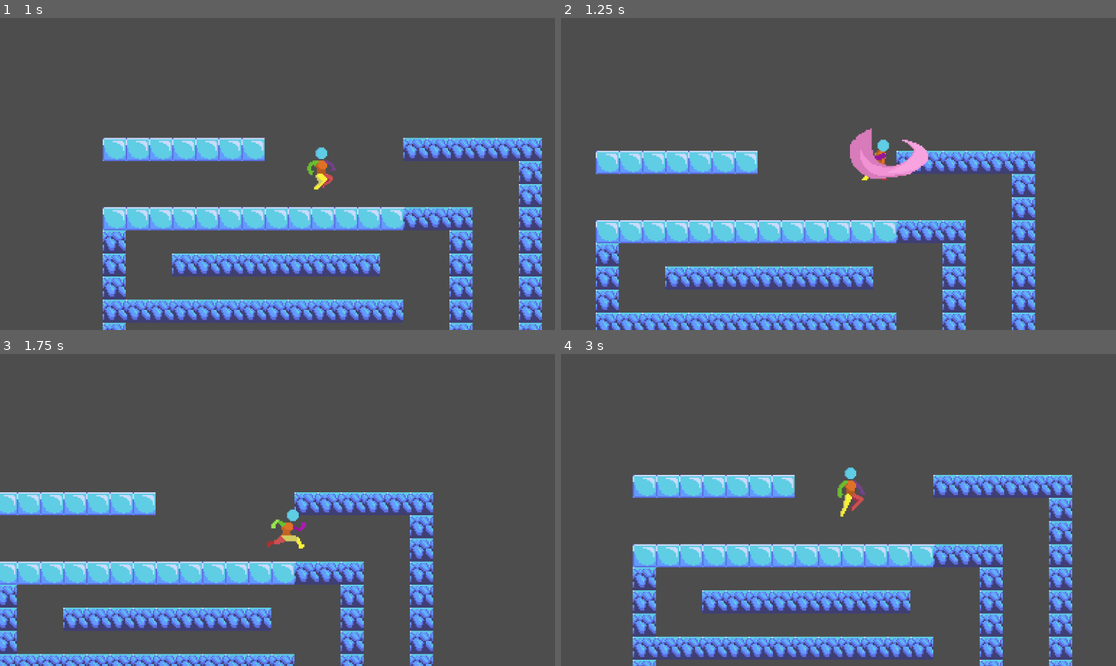
Above: before the commit, frames 1-4 (two rows, left to right).
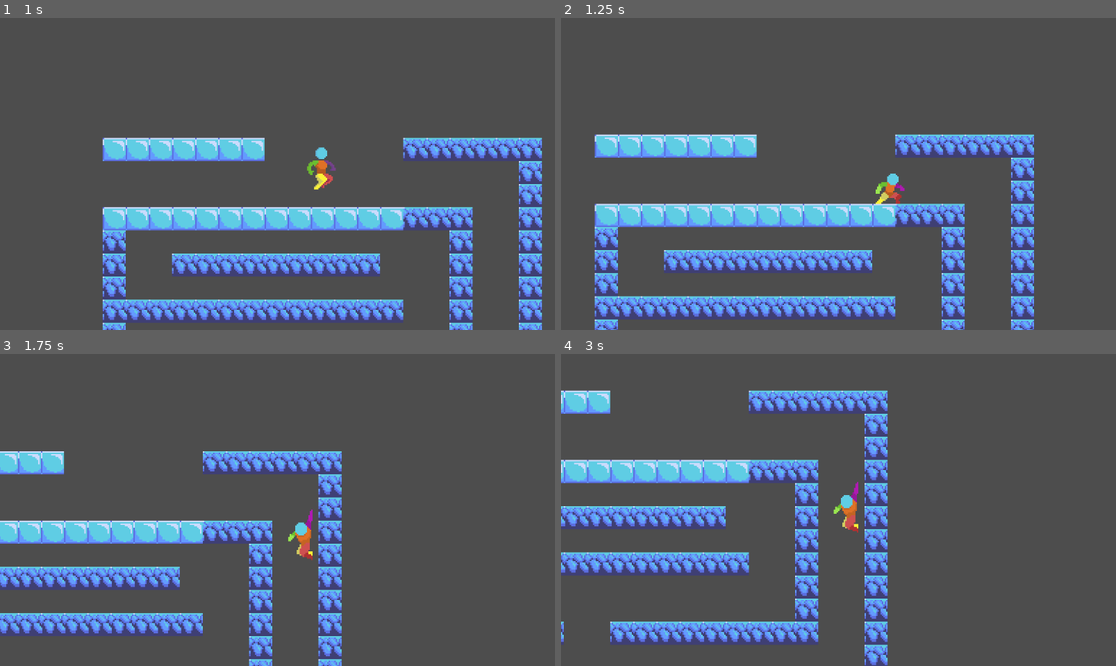
Above: after the commit, the same moments.

Repository: JakeCreatesStuff/Project-Fishtick
Game: Godot game, scene res://levels/test_level.tscn
The game is run twice, just before and just after one commit, with the same random seed, the same clock (stepped at 60 frames per second) and the same inputs.
Inputs:
- Up to frame 1 (1 s): hold D (right) from 0.53 s (still down); tap Space (jump) at 0.6, 0.77 s
- Up to frame 2 (1.25 s): keep holding D (right); tap Space (jump) at 1.07 s
- Up to frame 3 (1.75 s): keep holding D (right); tap Space (jump) at 1.35, 1.52 s
- Up to frame 4 (3 s): tap Space (jump) at 1.82, 2.1, 2.85 s; release D (right) at 2.03 s; hold A (left) 2.03-2.78 s; hold D (right) from 2.78 s (still down)

Frame 1 is identical in both runs. In frame 2, 30% of the frame differs, in the area x 6-86%, y 35-100%; in frame 3, 28%; in frame 4, 35%, in the area x 0-93%, y 11-100%.

Commit message:
Movement mechanics updated
Good stuff

Diff:
--- a/Test movement/characters/player.gd
+++ b/Test movement/characters/player.gd
@@ -7,6 +7,7 @@
 @export var JUMP_VELOCITY : float = -200.0
 @export var DOUBLE_JUMP_VELOCITY : float = -150.0
 @export var WALL_JUMP_PUSHBACK : float = 100
+@export var WALL_SLIDE_GRAVITY = 100
 
 @onready var animated_sprite : AnimatedSprite2D = $AnimatedSprite2D
 @onready var cshape = $CollisionShape2D
@@ -25,13 +26,14 @@
 var is_crouching = false
 var stuck_under_object = false
 var crouch_velocity = 0.5
+var is_wall_sliding
 
 var crouching_cshape = preload("res://cshapes/plater_crouch_cshape.tres")
 var standing_cshape = preload("res://cshapes/plater_stand_cshape.tres")
 
 func _physics_process(delta):
 	# Add the gravity.
-	print("test")
+	print(get_wall_normal())
 	if not is_on_floor():
 		velocity.y += gravity * delta
 		was_in_air = true
@@ -62,11 +64,13 @@
 		if is_on_floor():
 			#normal jump
 			jump()
-		elif not HAS_DOUBLE_JUMPED:
-			if is_on_wall():
-				wall_jump()
-			else:
-				double_jump()
+		elif wall_raycast_right.is_colliding() or wall_raycast_left.is_colliding():
+			wall_jump()
+		#elif not HAS_DOUBLE_JUMPED:
+			#if is_wall_sliding:
+				#wall_jump()
+			#else:
+				#double_jump()
 
 	# Get the input direction and handle the movement/deceleration.
 	# As good practice, you should replace UI actions with custom gameplay actions.
@@ -82,13 +86,9 @@
 			velocity.x = SPEED * -crouch_velocity
 		else:
 			velocity.x = move_toward(velocity.x, 0, SPEED)
-	else:
-		if wall_raycast_left.is_colliding():
-			velocity.x = 100
-		if wall_raycast_right.is_colliding():
-			velocity.x = -100
 
 	move_and_slide()
+	wall_slide(delta)
 	update_animation()
 	update_facing_direction()
 
@@ -125,16 +125,33 @@
 	HAS_WALL_JUMPED = false
 
 func wall_jump():
+	var wall_normal = get_wall_normal()
 	velocity.y = JUMP_VELOCITY
-	#if direction.x < 0:
-		#velocity.x = WALL_JUMP_PUSHBACK
-		#print("wall jump left")
-	#elif direction.x > 0:
-		#velocity.x = WALL_JUMP_PUSHBACK
-	print("wall jump")
+	if wall_normal == Vector2.RIGHT:
+		velocity.x = WALL_JUMP_PUSHBACK
+	elif wall_normal == Vector2.LEFT:
+		velocity.x = -WALL_JUMP_PUSHBACK
+	#print("wall jump")
 	animated_sprite.play("jump")
 	animation_locked = true
 	HAS_WALL_JUMPED = true
+
+func wall_slide(delta):
+	if wall_raycast_right.is_colliding() or wall_raycast_left.is_colliding():
+		print("wall slide")
+		animated_sprite.play("wall slide")
+		animation_locked = true
+		if direction.x > 0 or direction.x < 0:
+			is_wall_sliding = true
+		else:
+			is_wall_sliding = false
+	else:
+		is_wall_sliding = false
+
+	if is_wall_sliding:
+		velocity.y += (WALL_SLIDE_GRAVITY * delta)
+		velocity.y = min(velocity.y, WALL_SLIDE_GRAVITY)
+		#velocity.y = move_toward(velocity.y, WALL_SLIDE_GRAVITY, 18*delta)
 
 func land():
 	animated_sprite.play("jump end")
--- a/Test movement/characters/player.tscn
+++ b/Test movement/characters/player.tscn
@@ -423,11 +423,12 @@
 
 [node name="AnimatedSprite2D" type="AnimatedSprite2D" parent="."]
 sprite_frames = SubResource("SpriteFrames_idbdt")
-animation = &"mid air"
+animation = &"wall slide"
 
 [node name="CollisionShape2D" type="CollisionShape2D" parent="."]
 position = Vector2(0, 2)
 shape = ExtResource("9_720mu")
+one_way_collision_margin = 0.0
 
 [node name="CrouchRaycast_1" type="RayCast2D" parent="."]
 position = Vector2(-5, 3)
